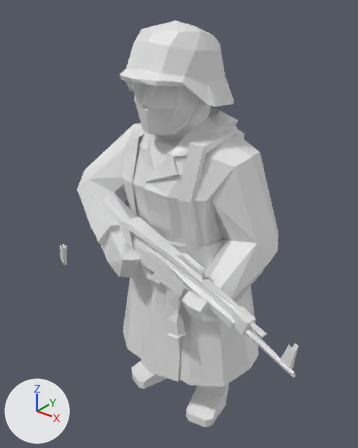
An edit to the glTF model web/public/pezzi/bulge_german_airborne_1.glb, drawn before and after from the same camera.
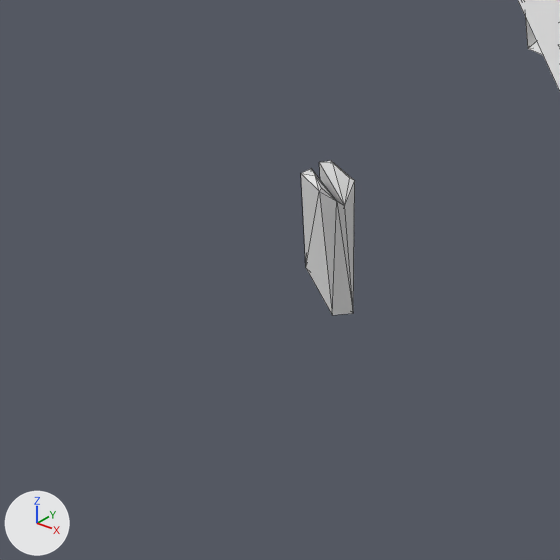
Each version is shown whole from a 50 mm lens placed at (0.2058, -0.2802, 0.3462), pointed at (-0.0151, -0.0041, 0.175), then close up on the part from 5% to 26% of the width and 50% to 67% of the height. Every picture has the same lights, and +X, +Y and +Z are marked at lower left. The first two pictures are the older version. The close-ups show mesh edges as thin lines. Materials are left out; every surface is plain grey. Vertices at exactly the same position are counted once.

In view in the first close-up: 'bulge_german_airborne.glb'.
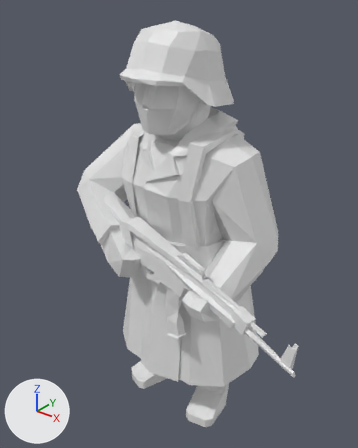
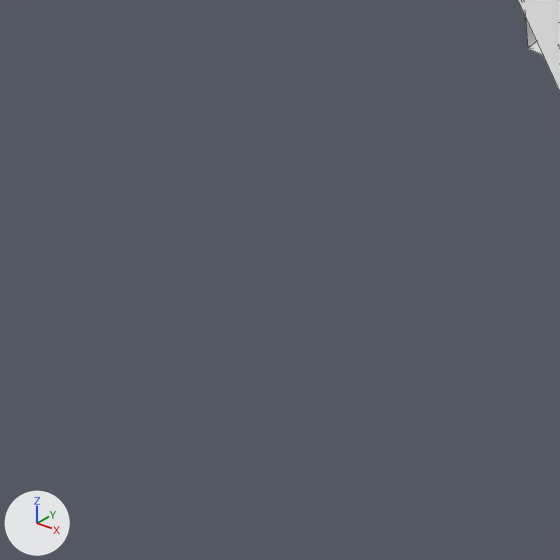
The newer file is also turned or shifted as a whole; pictures and numbers use the older file's frame.

Location of each change, [x1, y1, x2, y2] in pixels of the close-ups (560 x 560 px):
'bulge_german_airborne.glb', reshaped: before [301, 0, 560, 315]; after [518, 0, 560, 91]
part 1 of me_bulge_german_airborne_glb, deleted: before [301, 161, 355, 315]

The change, as a list of edits to the scene's bpy script:
```text
Change me_bulge_german_airborne_glb:
    used by ob_bulge_german_airborne_glb; location = (0.0, 0.0, 0.0)
    remove me_bulge_german_airborne_glb.from_pydata(...)  # 722 vertices, 1286 faces; spans x -0.113..0.113, y -0.054..0.054, z 0.0..0.324
    add me_bulge_german_airborne_glb.from_pydata(...)  # 704 vertices, 1254 faces; spans x -0.108..0.113, y -0.054..0.054, z 0.0..0.324
    me_bulge_german_airborne_glb part 1: the loose piece of 18 vertices spanning x -0.113..-0.102, y -0.052..-0.046, z 0.125..0.144 is deleted
```
